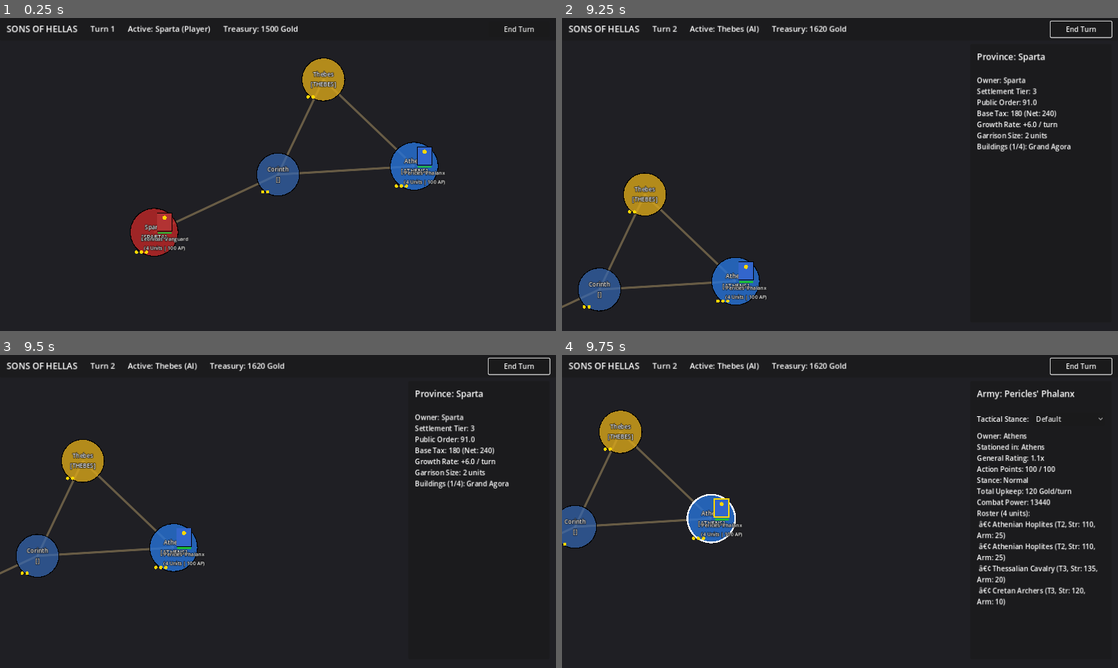
Above: before the commit, frames 1-4 (two rows, left to right).
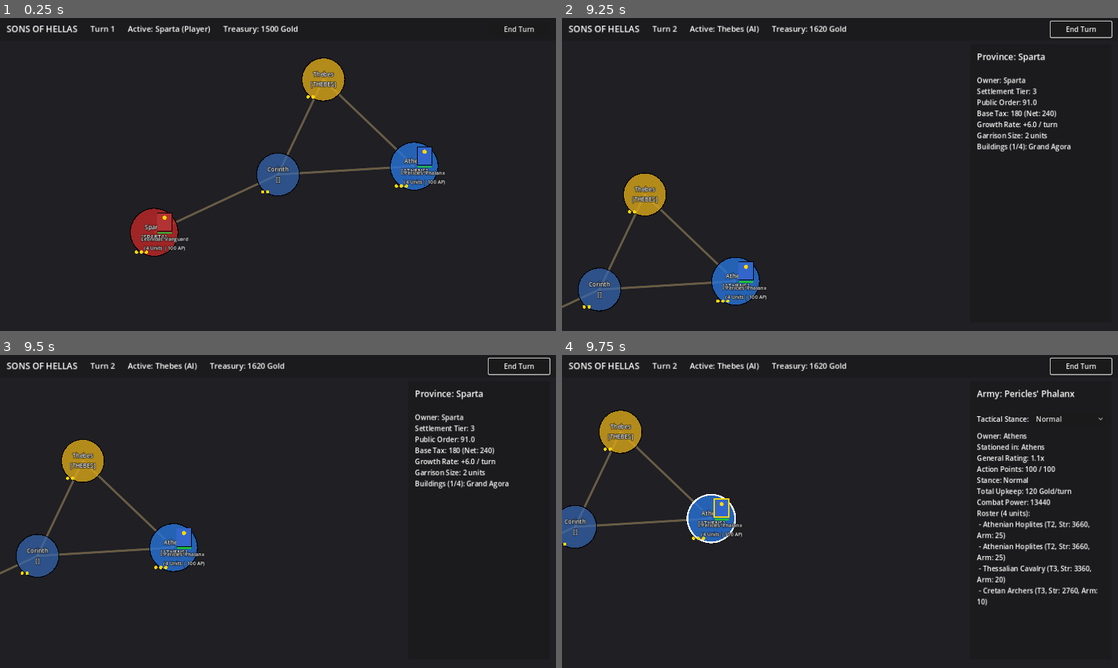
Above: after the commit, the same moments.

Repository: DimitrisMilios/SonsOfHellas
Game: Godot game, scene res://scenes/MainCampaign.tscn
Same seed, same stepped clock (60 frames per second), same inputs: the game is played once before the commit and once after it.
Inputs (mouse positions are in pixels of both pictures, inside the frame that each line leads up to):
- Up to frame 1 (0.25 s): no input
- Up to frame 2 (9.25 s): click "End Turn" at 0.5 s; tap Enter at 1.25, 5.75 s; drag from (717, 230) to (840, 174) at 1.27 s; drag from (967, 115) to (845, 171) at 2.02 s; move the mouse to (979, 165) at 2.77 s; hold A 2.78-3.5 s; click (979, 165) at 2.92 s; drag from (1084, 80) to (1040, 174) at 3.52 s; tap Space at 4.25, 8.75 s; drag from (928, 221) to (867, 174) at 4.27 s; drag from (962, 158) to (1023, 30) at 5.02 s; move the mouse to (728, 190) at 5.77 s; hold W 5.78-6.5 s; click (728, 190) at 5.92 s; drag from (895, 105) to (728, 190) at 6.52 s; move the mouse to (812, 237) at 7.27 s; hold D 7.28-8 s; drag from (1006, 221) to (650, 321) at 8.02 s; move the mouse to (673, 127) at 8.77 s; hold S from 8.78 s (still down)
- Up to frame 3 (9.5 s): keep holding S
- Up to frame 4 (9.75 s): release S at 9.5 s; drag from (745, 536) to (673, 464) at 9.52 s

Frames 1-3 are identical in both runs. In frame 4, 1.3% of the frame differs, in the area x 74-97%, y 19-81%.

Commit message:
fix(ui): fix character encoding glitch and use get_combat_value in CampaignHUD

Diff:
--- a/scripts/ui/CampaignHUD.gd
+++ b/scripts/ui/CampaignHUD.gd
@@ -29,9 +29,11 @@
 	# Setup stance options
 	if stance_option_button != null:
 		stance_option_button.clear()
-		stance_option_button.add_item("Default", ArmyData.Stance.DEFAULT)
+		stance_option_button.add_item("Normal", ArmyData.Stance.NORMAL)
 		stance_option_button.add_item("Forced March", ArmyData.Stance.FORCED_MARCH)
-		stance_option_button.add_item("Encamp", ArmyData.Stance.ENCAMP)
+		stance_option_button.add_item("Raiding", ArmyData.Stance.RAIDING)
+		stance_option_button.add_item("Encampment", ArmyData.Stance.ENCAMPMENT)
+		stance_option_button.add_item("Ambush", ArmyData.Stance.AMBUSH)
 		stance_option_button.add_item("Siege", ArmyData.Stance.SIEGE)
 		stance_option_button.item_selected.connect(_on_stance_selected)
 
@@ -158,7 +160,7 @@
 	var unit_summary: String = ""
 	for u: UnitData in army.units:
 		if u != null:
-			unit_summary += "\n â€¢ %s (T%d, Str: %.0f, Arm: %.0f)" % [u.display_name, u.tier, u.base_strength, u.armor]
+			unit_summary += "\n - %s (T%d, Str: %.0f, Arm: %d)" % [u.display_name, u.tier, u.get_combat_value(), u.armor]
 
 	details_label.text = """Owner: %s
 Stationed in: %s
